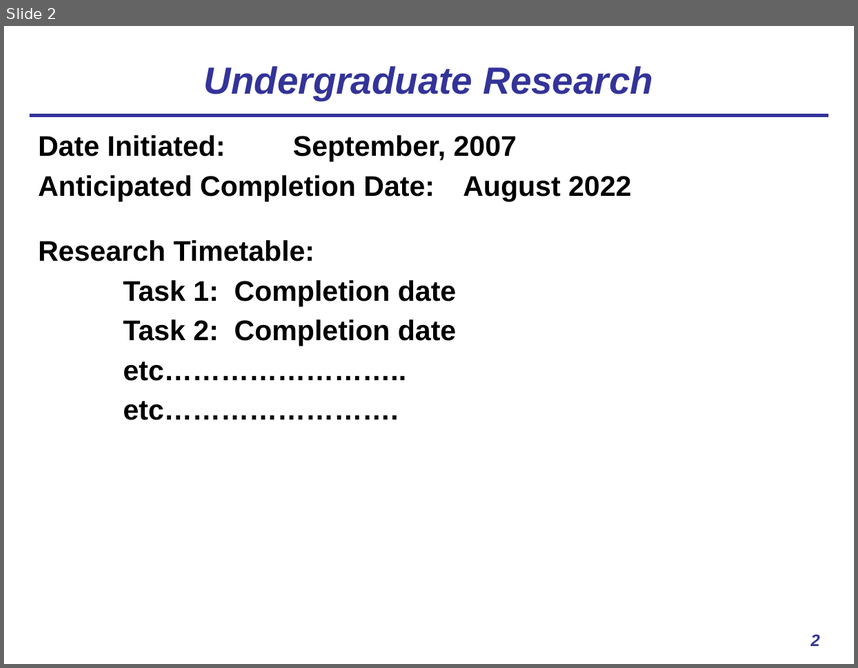
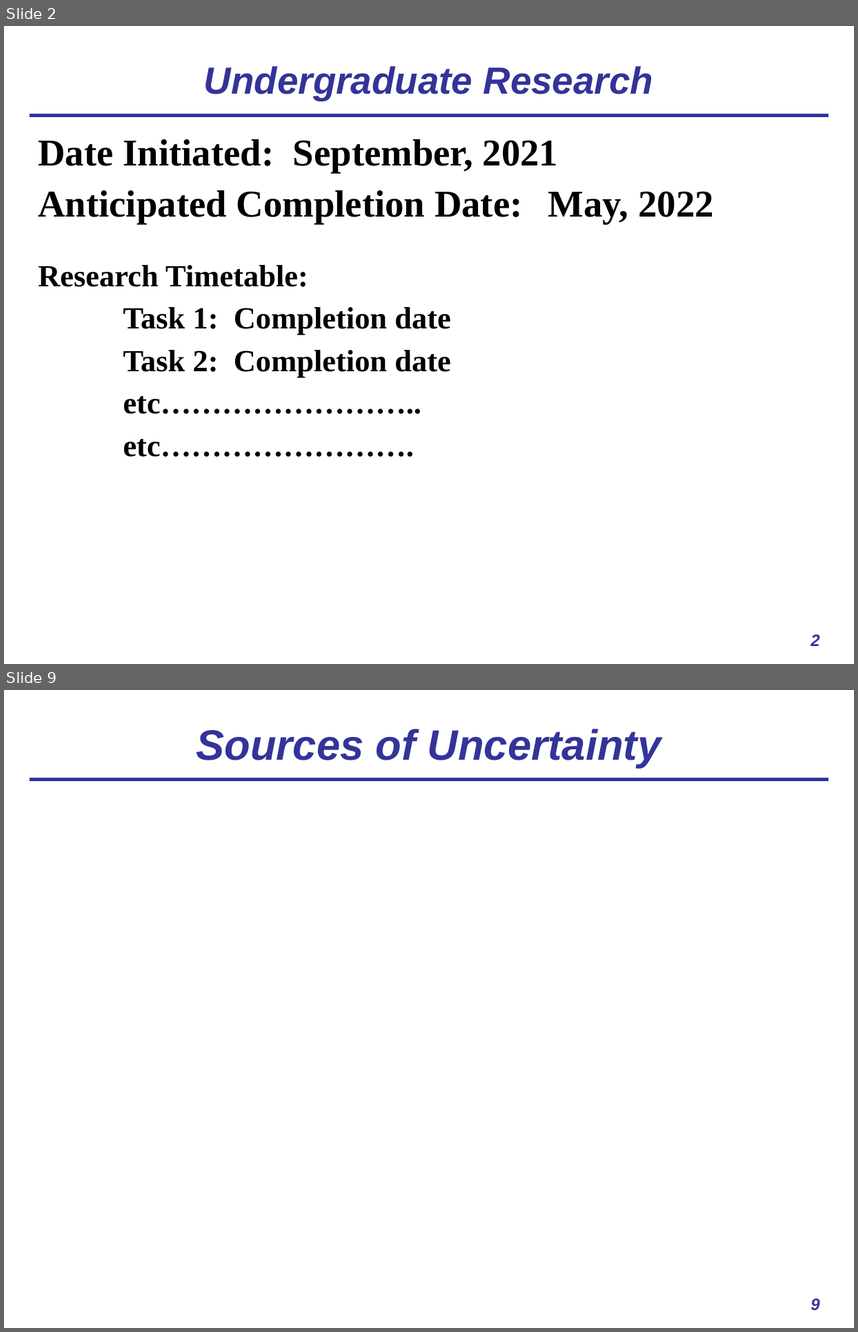
Before and after one commit to usnistgov/AusteniteCalculator, a slide deck: ASPPRC_presentation.pptx. Shown one above the other, each under a label of ours: slide 2 before the commit, slides 2 and 9 after it; the slides between them are not shown. The pictures are 858x668 and 858x1332 pixels, drawn with LibreOffice and Linux fonts; fonts in the diff are those of the drawing. Boxes give left, top, right and bottom in pixels: in the first picture for what was removed or moved away, otherwise in the second. Text is boxed around its words. In the diff, an @@ line names an element or a change of style, - is before the commit and + after.

```diff
--- a/ASPPRC_presentation.pptx
+++ b/ASPPRC_presentation.pptx
@@ slide 9 added at [4,690,854,1328], background #FFFFFF; not listed: 1 template element that a slide beside it also shows @@
@@ title added at [197,729,662,768], 36 pt, text #333399, bold, italic @@
+Sources of Uncertainty
@@ page number added at [811,1298,820,1310], 14 pt, text #333399, bold, italic @@
+9
@@ slide 2 changed as well @@
@@ text at [38,139,714,224]: text changed; size 24 to 32 pt; font Arial to Times New Roman @@
-Date Initiated: September, 2007
-Anticipated Completion Date: August 2022
+Date Initiated: September, 2021
+Anticipated Completion Date: May, 2022
@@ text at [38,265,450,457]: size 24 to 26 pt, font Arial to Times New Roman in "Research Timetable:", "Task 1: Completion date", "Task 2: Completion date", "etc…………………….." and 1 more places @@
```
Also in this commit, not shown: 2 other slides changed, 5 other slides added, 2 slides removed.
